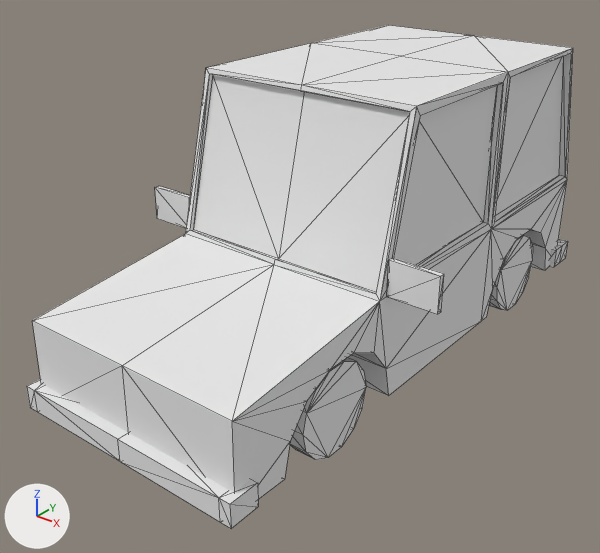
An edit to the OBJ model assets/models/box_car.obj, drawn before and after from the same camera.
One viewpoint serves both versions: a 50 mm camera at (3.44, -4.95, 2.5) aimed at (-0.13, -0.49, -0.26). Lighting does not change. The marker at lower left points along +X, +Y and +Z. Mesh edges are drawn as thin lines. Where no turn or scale is listed for an object, it has been applied to the vertices.
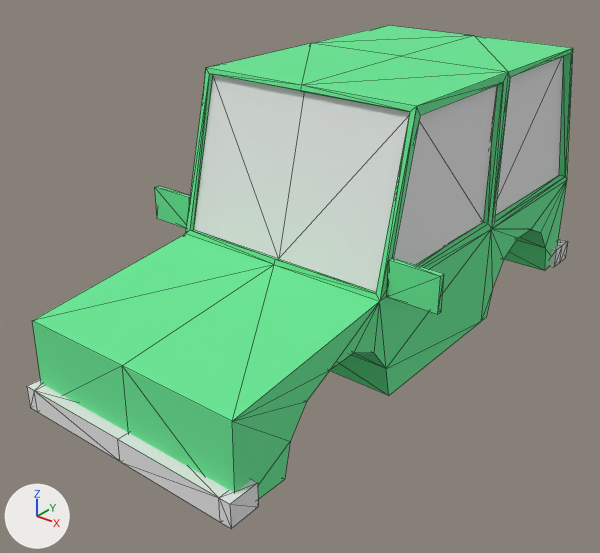
The newer file is also rescaled (x0.25), turned or shifted as a whole; pictures and numbers use the older file's frame.

What differs and where, as boxes [x1, y1, x2, y2] in the pictures (600 x 553 px):
'Plane', surface changed, reshaped (white to green)
    both: [27, 25, 573, 528]
part 1 of me_plane, deleted
    before: [290, 358, 366, 460]
part 2 of me_plane, deleted
    before: [489, 235, 533, 311]

Diff of the bpy script that builds the scene:
```diff
--- a/assets/models/box_car.obj.py
+++ b/assets/models/box_car.obj.py
@@ img_cartexture_png @@
+img_cartexture_png = load_image('CarTexture.png', '../textures/CarTexture.png', 1024, 1024, 'sRGB')
@@ mat_car_paint @@
 mat_car_paint = principled_material('Car_Paint')
-mat_car_paint.base_color = (0.8, 0.8, 0.8)  # white #e7e7e7
+mat_car_paint.texture = img_cartexture_png
 mat_car_paint.roughness = 1.0
@@ me_plane @@
 me_plane.from_pydata(...)  # 317 vertices, 600 faces; spans x -1.27..1.27, y -2.43..2.18, z -0.92..1.24
 # used by ob_plane; location = (0.0, 0.0, 0.0)
+# me_plane part 1: the loose piece of 28 vertices spanning x 0.69..0.85, y -1.69..-1.01, z -0.92..-0.26 is deleted
+# me_plane part 2: the loose piece of 28 vertices spanning x 0.69..0.85, y 0.9..1.58, z -0.92..-0.26 is deleted
 me_plane.materials.append(mat_car_paint)
@@ me_plane @@
 me_plane.materials.append(mat_bumper)
-me_plane.materials.append(mat_wheels)  # white #e7e7e7
```
